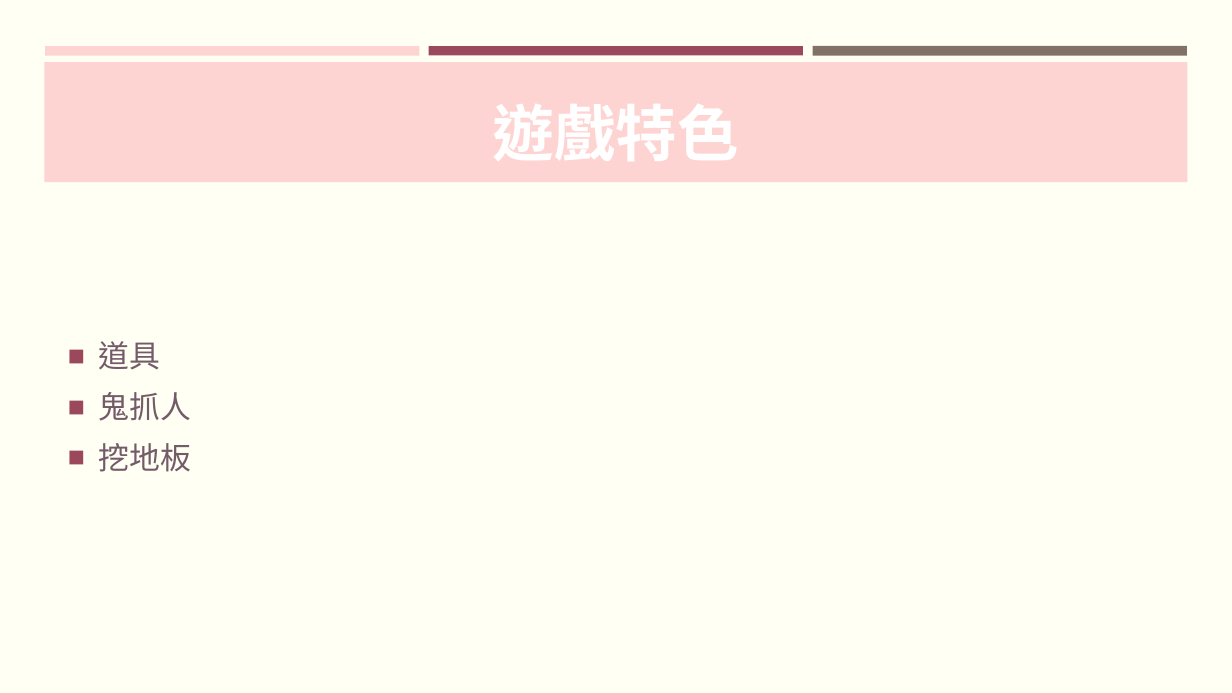
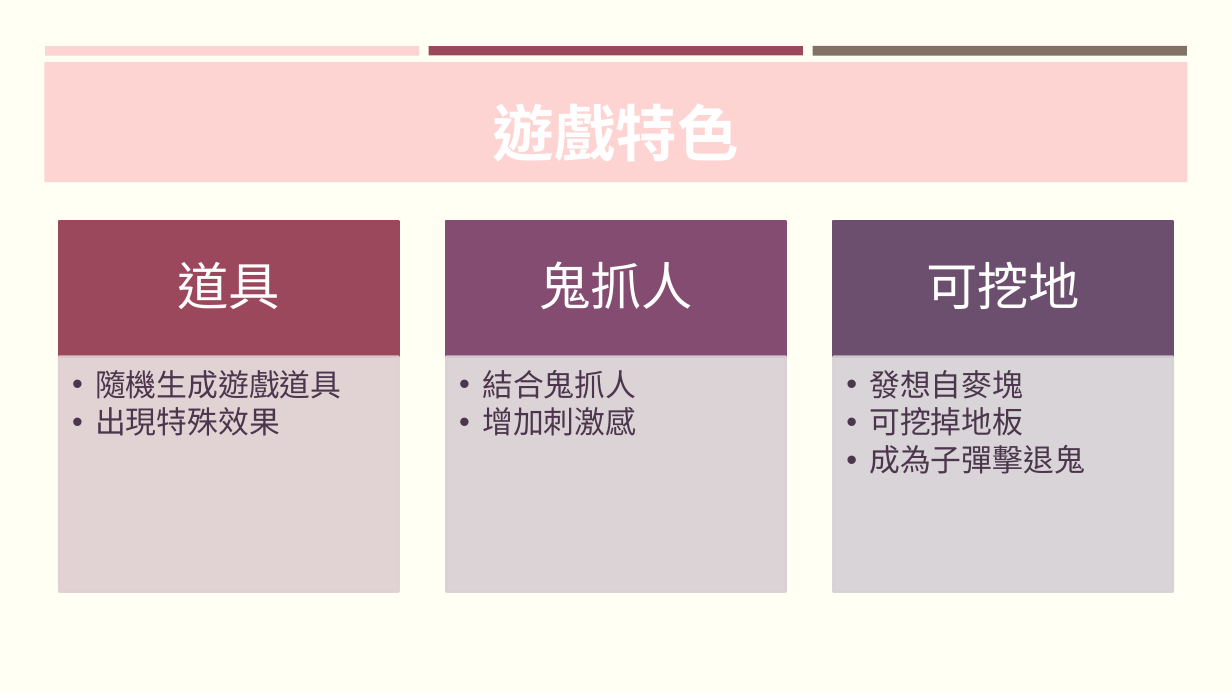
Before and after one commit to FalconLee1011/Java-Final, a slide deck: slide 3 of PPT/JAVA Final project.pptx. Drawn at 1232x693 pixels with LibreOffice and Linux fonts; fonts in the diff are those of the drawing. Boxes give left, top, right and bottom in pixels: in the first picture for what was removed or moved away, otherwise in the second. Text is boxed around its words. In the diff, an @@ line names an element or a change of style, - is before the commit and + after.

```diff
--- a/PPT/JAVA Final project.pptx
+++ b/PPT/JAVA Final project.pptx
@@ text removed at bbox=[99, 341, 191, 472] @@
-■ 道具
-■ 鬼抓人
-■ 挖地板
@@ group added at bbox=[59, 221, 1174, 592]: 6 rectangles, 6 texts @@
+道具
+  •• 隨機生成遊戲道具
+  •• 出現特殊效果
+鬼抓人
+  •• 結合鬼抓人
+  •• 增加刺激感
+可挖地
+  •• 發想自麥塊
+  •• 可挖掉地板
+  •• 成為子彈擊退鬼
```
Also in this commit, not shown: 4 other slides changed, 6 slides added, 1 other file.
